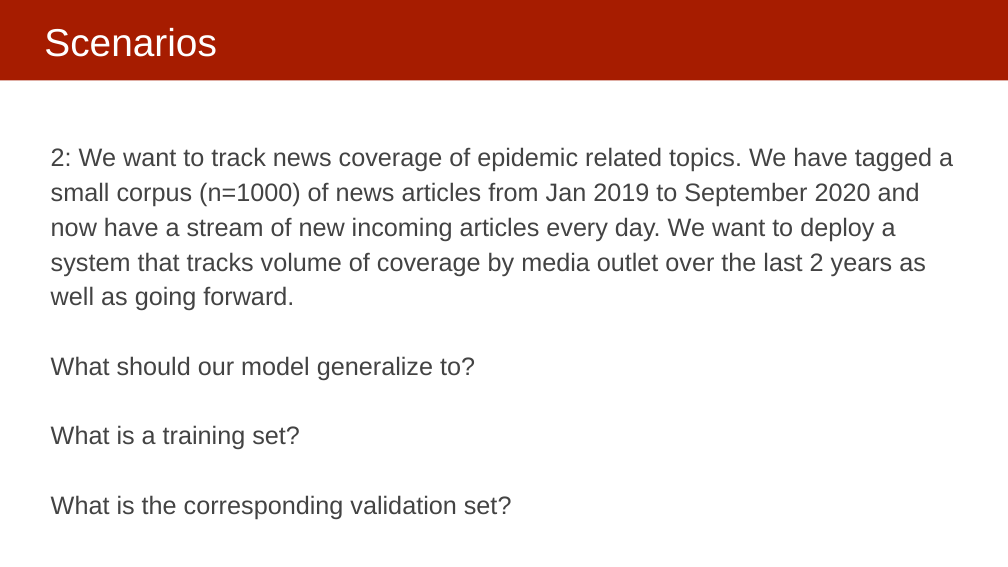
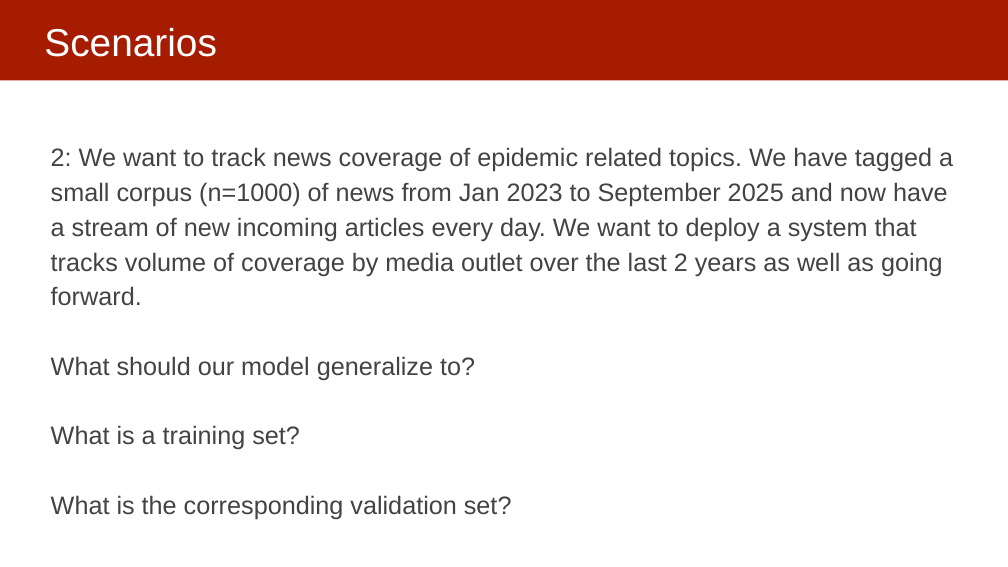
Before and after one commit to dssg/MLinPractice, a slide deck: slide 18 of Lectures/Lecture5-ModelSelection.pptx. Drawn at 1008x567 pixels with LibreOffice and Linux fonts; fonts in the diff are those of the drawing. Boxes give left, top, right and bottom in pixels: in the first picture for what was removed or moved away, otherwise in the second. Text is boxed around its words. In the diff, an @@ line names an element or a change of style, - is before the commit and + after.

```diff
--- a/Lectures/Lecture5-ModelSelection.pptx
+++ b/Lectures/Lecture5-ModelSelection.pptx
@@ text at [51, 147, 953, 306]: text changed @@
-2: We want to track news coverage of epidemic related topics. We have tagged a small corpus (n=1000) of news articles from Jan 2019 to September 2020 and now have a stream of new incoming articles every day. We want to deploy a system that tracks volume of coverage by media outlet over the last 2 years as well as going forward.
+2: We want to track news coverage of epidemic related topics. We have tagged a small corpus (n=1000) of news from Jan 2023 to September 2025 and now have a stream of new incoming articles every day. We want to deploy a system that tracks volume of coverage by media outlet over the last 2 years as well as going forward.
```
Also in this commit, not shown: 12 other slides changed, 14 slides added, 3 slides removed, 1 other file.
